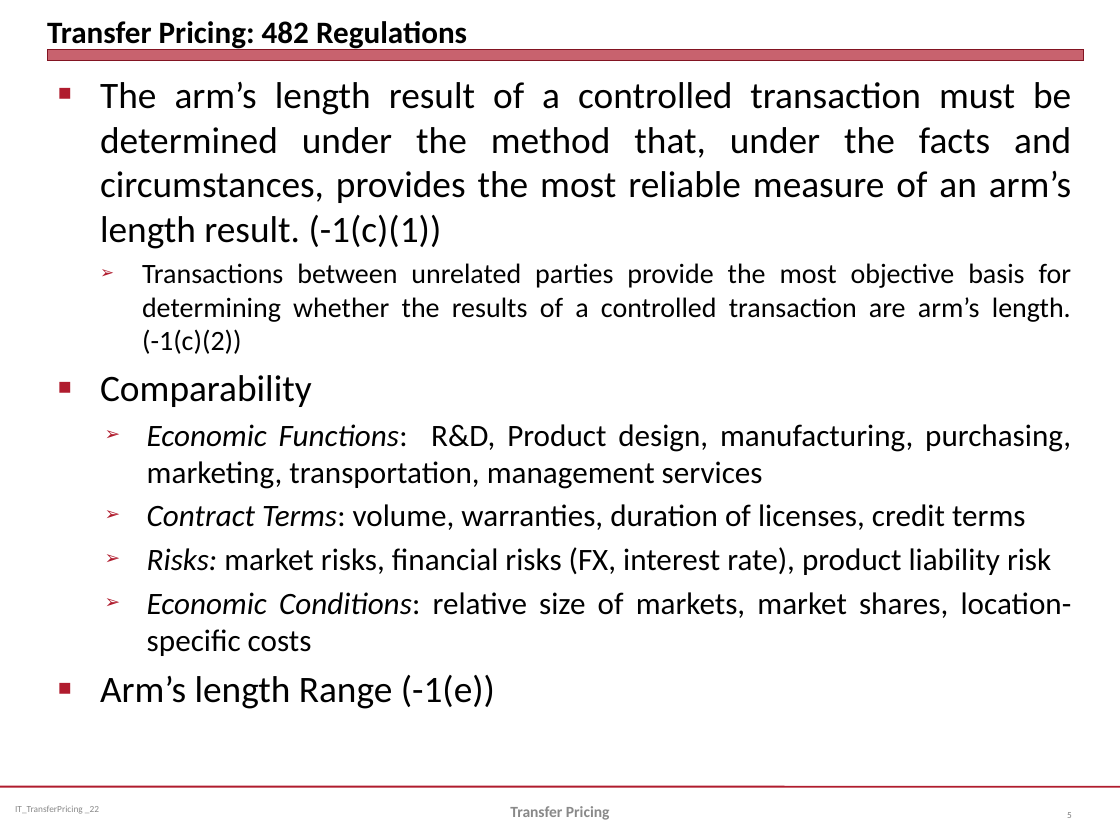
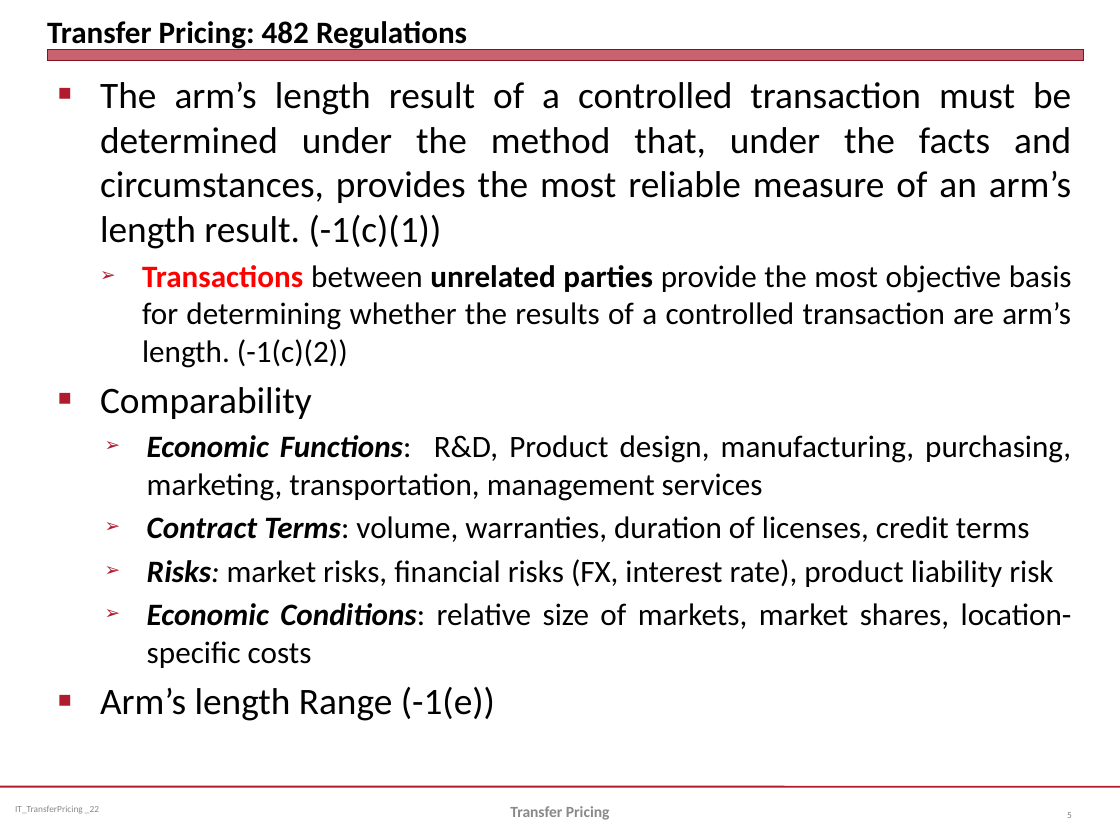
Before and after one commit to jmc877/International-Tax, a slide deck: slide 5 of slides/IT_TransferPricing_2022.pptx. Drawn at 1120x840 pixels with LibreOffice and Linux fonts; fonts in the diff are those of the drawing. Boxes give left, top, right and bottom in pixels: in the first picture for what was removed or moved away, otherwise in the second. Text is boxed around its words. In the diff, an @@ line names an element or a change of style, - is before the commit and + after.

```diff
--- a/slides/IT_TransferPricing_2022.pptx
+++ b/slides/IT_TransferPricing_2022.pptx
@@ text at (x1=142, y1=265, x2=1072, y2=668): size 18 to 20 pt in "Transactions between unrelated parties provide the most ..."; text colour #000000 to #FF0000 in "Transactions"; bold on in "Transactions unrelated parties", "Economic Functions:", "Contract Terms:", "Risks:" and 1 more places @@
```
Also in this commit, not shown: 9 other slides changed, 2 slides removed, 1 other file.
